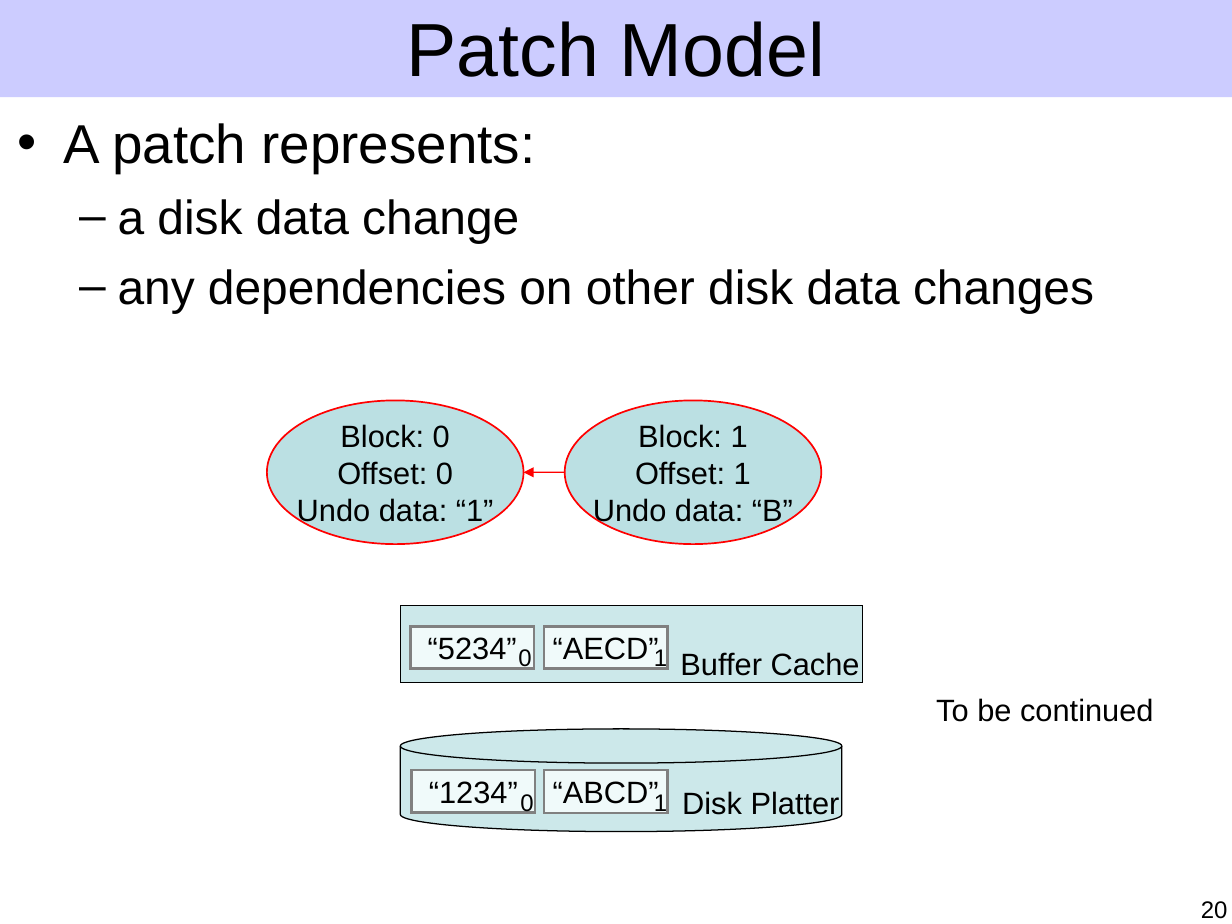
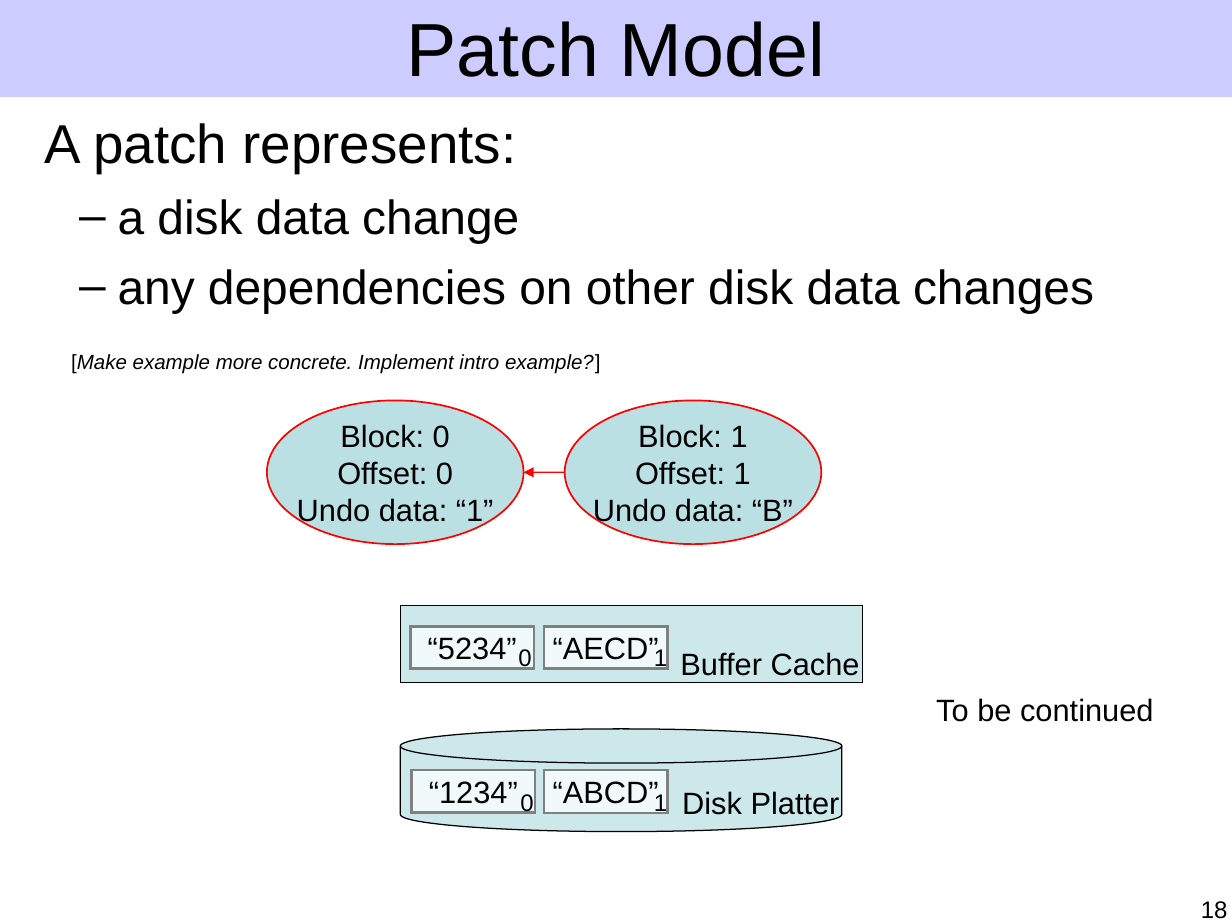
Before and after one commit to ucla-readable/fstitch-doc, a slide deck: slide 18 of sosp/pres.ppt (slide 20 before the commit). Drawn at 1232x924 pixels with LibreOffice and Linux fonts; fonts in the diff are those of the drawing. Boxes give left, top, right and bottom in pixels: in the first picture for what was removed or moved away, otherwise in the second. Text is boxed around its words. In the diff, an @@ line names an element or a change of style, - is before the commit and + after.

```diff
--- a/sosp/pres.ppt
+++ b/sosp/pres.ppt
@@ text at (45, 123, 517, 173): bullet • to none @@
@@ text added at (71, 354, 601, 374), 12 pt, text #000000, italic @@
+[Make example more concrete. Implement intro example?]
@@ page number at (1201, 901, 1228, 919): text changed @@
-20
+18
```
Also in this commit, not shown: 9 other slides changed, 2 slides added, 4 slides removed.
